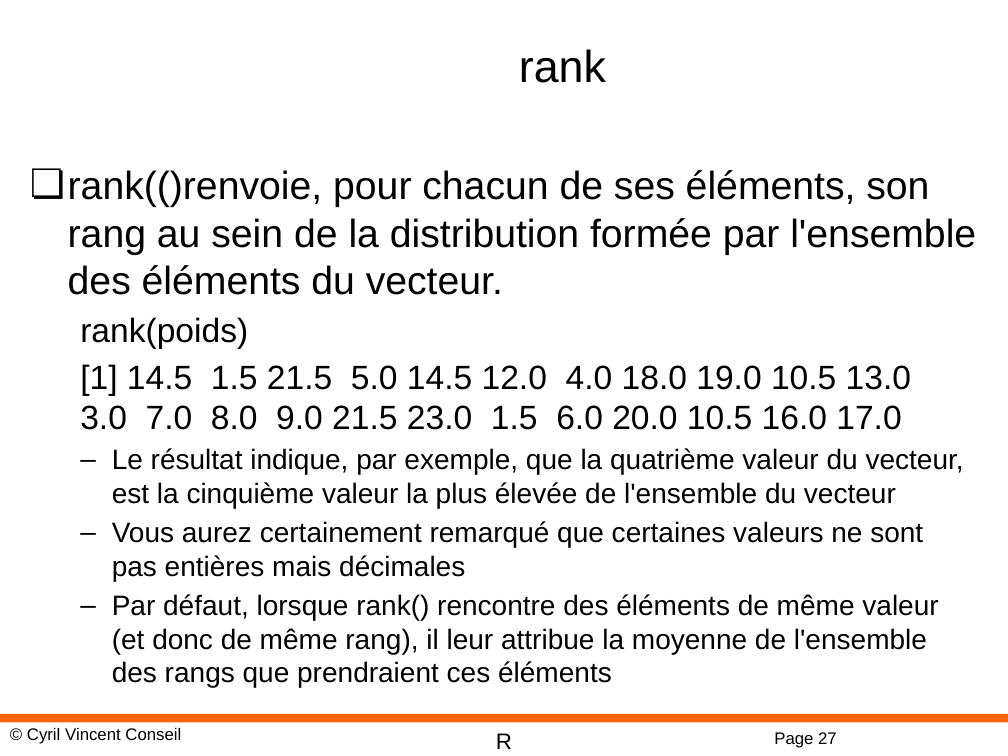
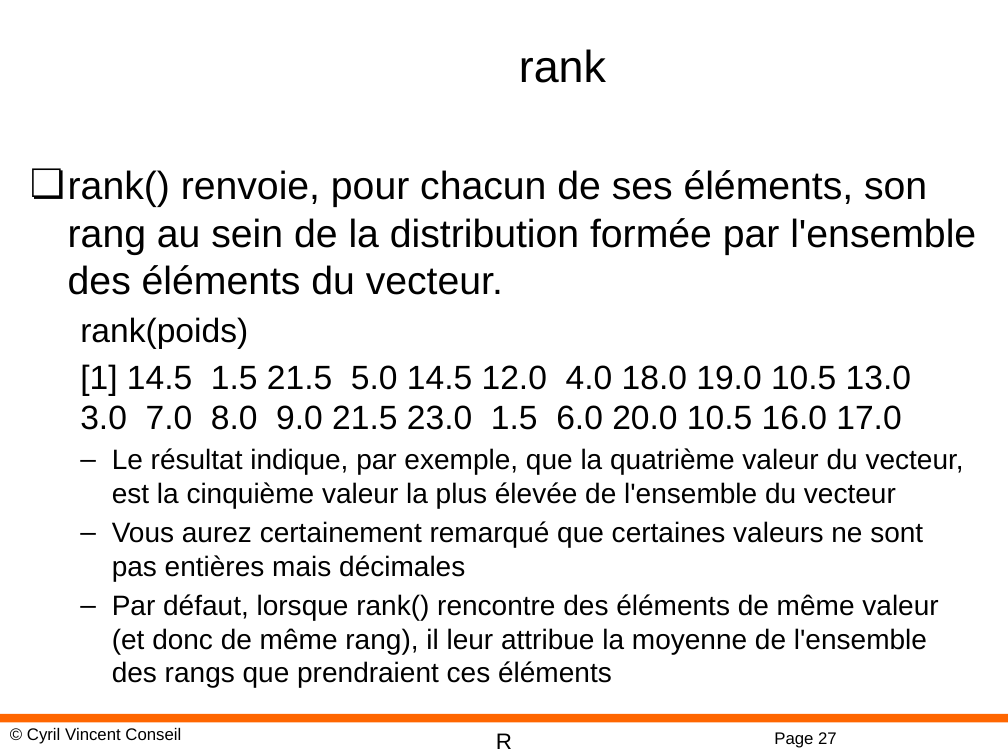
Before and after one commit to cyrilvincent/R, a slide deck: slide 27 of ppt/R-05-Vectors.pptx. Drawn at 1008x756 pixels with LibreOffice and Linux fonts; fonts in the diff are those of the drawing; background and template pictures are left out. Boxes give left, top, right and bottom in pixels: in the first picture for what was removed or moved away, otherwise in the second. Text is boxed around its words. In the diff, an @@ line names an element or a change of style, - is before the commit and + after.

Commit message:
ppt

```diff
--- a/ppt/R-05-Vectors.pptx
+++ b/ppt/R-05-Vectors.pptx
@@ text at (x1=68, y1=170, x2=976, y2=295): text changed @@
-❏ rank(()renvoie, pour chacun de ses éléments, son rang au sein de la distribution formée par l'ensemble des éléments du vecteur.
+❏ rank() renvoie, pour chacun de ses éléments, son rang au sein de la distribution formée par l'ensemble des éléments du vecteur.
```
Also in this commit, not shown: 2 other files.
